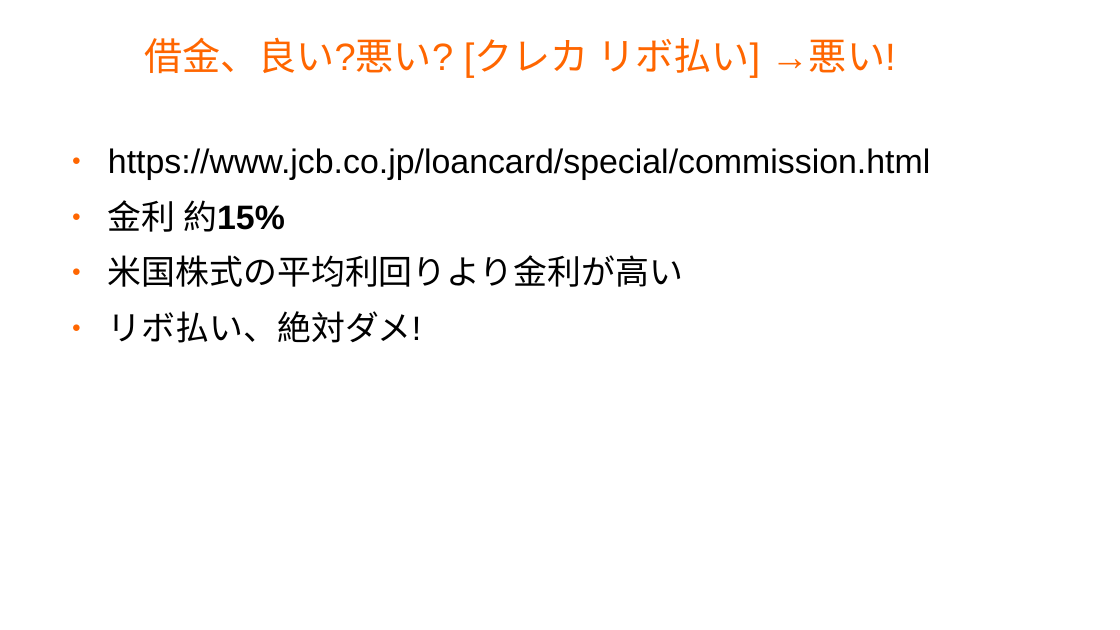
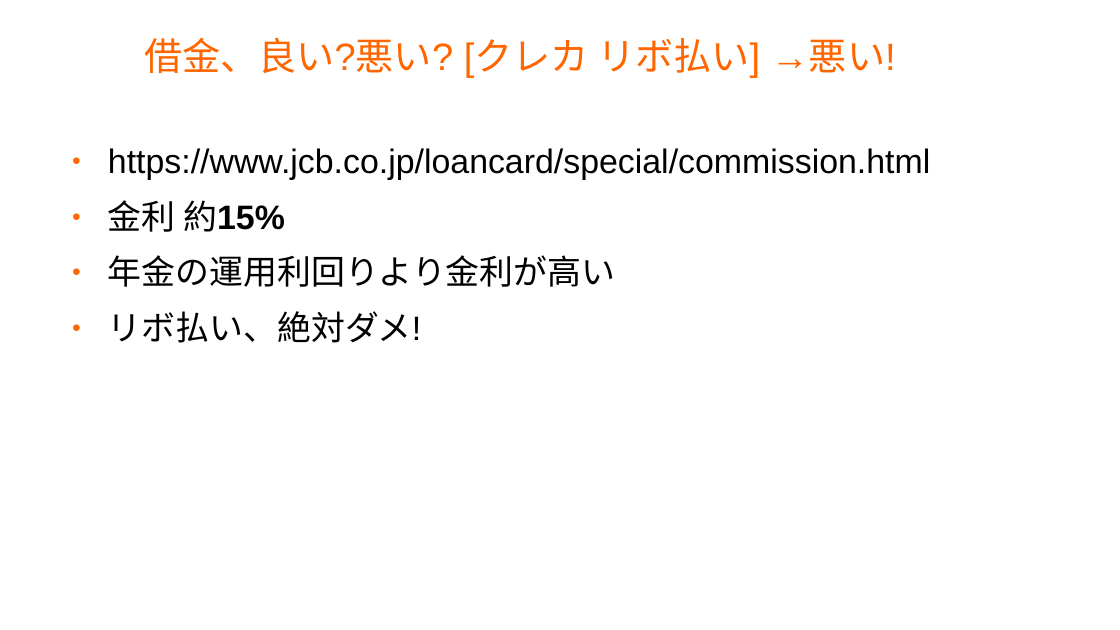
Before and after one commit to master-q/masterq-docs, a slide deck: slide 17 of presentations/20231126-invest_report/20231126-invest_report.odp. Drawn at 1120x630 pixels with LibreOffice and Linux fonts; fonts in the diff are those of the drawing; background and template pictures are left out. Boxes give left, top, right and bottom in pixels: in the first picture for what was removed or moved away, otherwise in the second. Text is boxed around its words. In the diff, an @@ line names an element or a change of style, - is before the commit and + after.

```diff
--- a/presentations/20231126-invest_report/20231126-invest_report.odp
+++ b/presentations/20231126-invest_report/20231126-invest_report.odp
@@ text at (108,255,615,287): text changed @@
-● 米国株式の平均利回りより金利が高い
+● 年金の運用利回りより金利が高い
```
Also in this commit, not shown: 16 other slides changed, 13 slides added, 3 slides removed.
